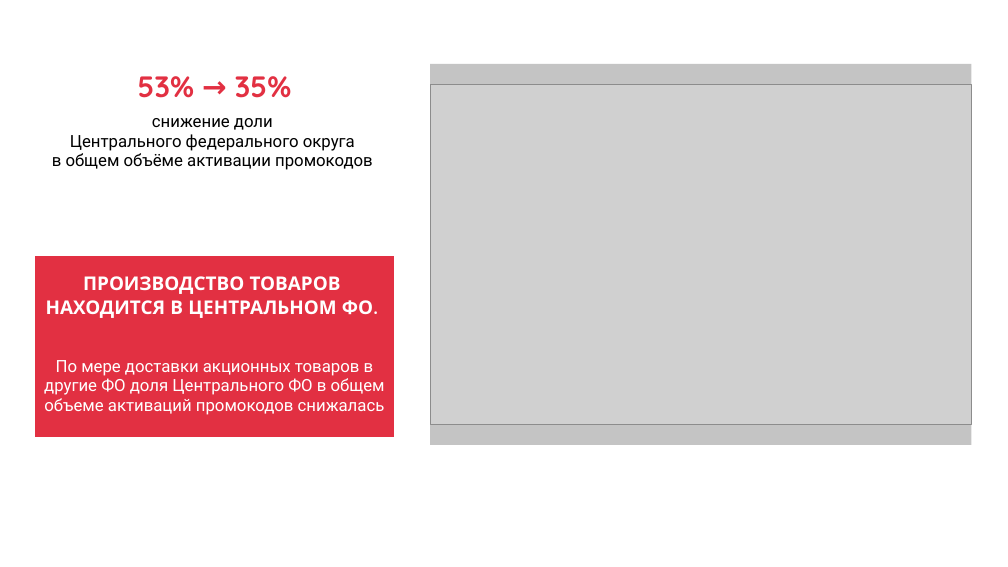
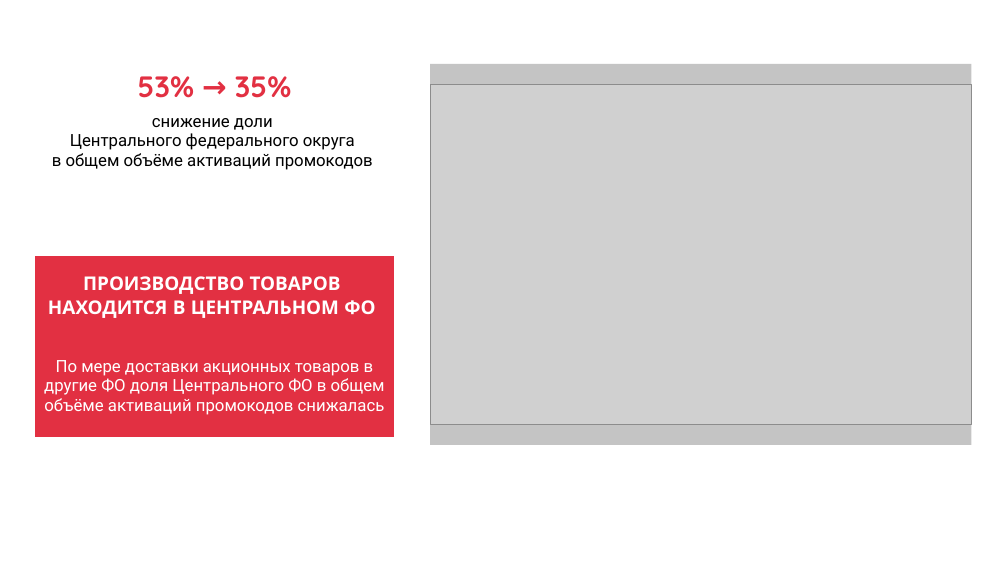
Before and after one commit to AVbrumin/Konnektu_test_task, a slide deck: slide 4 of task_2/result/task_2_visualization_EDA_brumin.pptx. Drawn at 1008x567 pixels with LibreOffice and Linux fonts; fonts in the diff are those of the drawing; grey boxes stand for pictures; background and template pictures are left out. Boxes give left, top, right and bottom in pixels: in the first picture for what was removed or moved away, otherwise in the second. Text is boxed around its words. In the diff, an @@ line names an element or a change of style, - is before the commit and + after.

```diff
--- a/task_2/result/task_2_visualization_EDA_brumin.pptx
+++ b/task_2/result/task_2_visualization_EDA_brumin.pptx
@@ table at (35,64,395,175) @@
-row 2, column 1: снижение доли Центрального федерального округа в общем объёме активации промокодов
+row 2, column 1: снижение доли Центрального федерального округа в общем объёме активаций промокодов
@@ table at (35,256,395,437) @@
-row 1, column 1: ПРОИЗВОДСТВО ТОВАРОВ НАХОДИТСЯ В ЦЕНТРАЛЬНОМ ФО.
+row 1, column 1: ПРОИЗВОДСТВО ТОВАРОВ НАХОДИТСЯ В ЦЕНТРАЛЬНОМ ФО
-row 2, column 1: По мере доставки акционных товаров в другие ФО доля Центрального ФО в общем объеме активаций промокодов снижалась
+row 2, column 1: По мере доставки акционных товаров в другие ФО доля Центрального ФО в общем объёме активаций промокодов снижалась
```
Also in this commit, not shown: 3 other slides changed.
